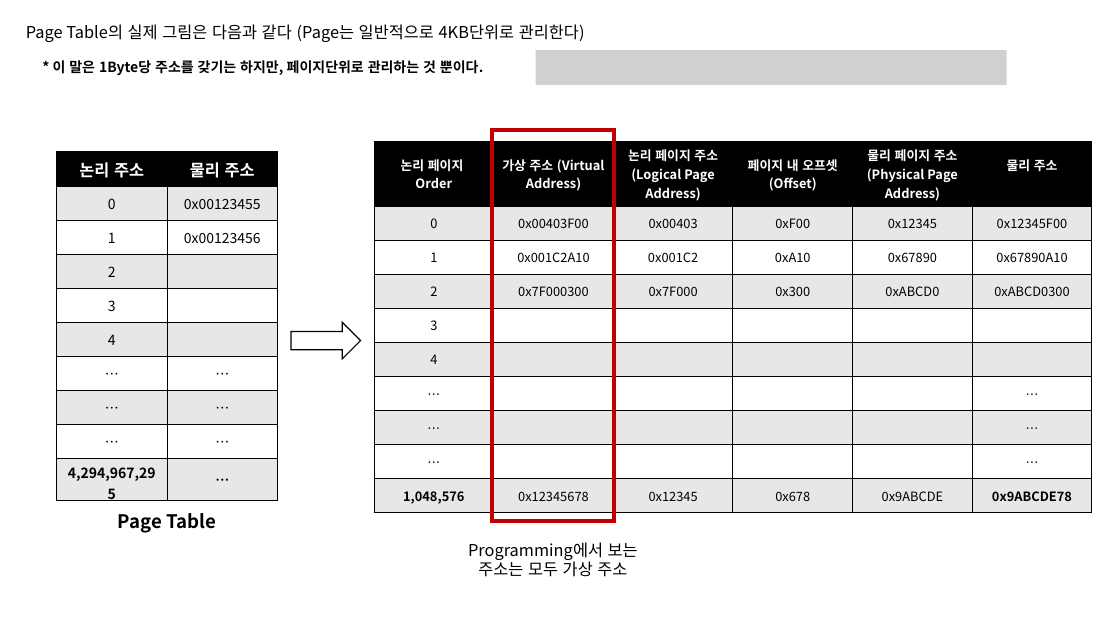
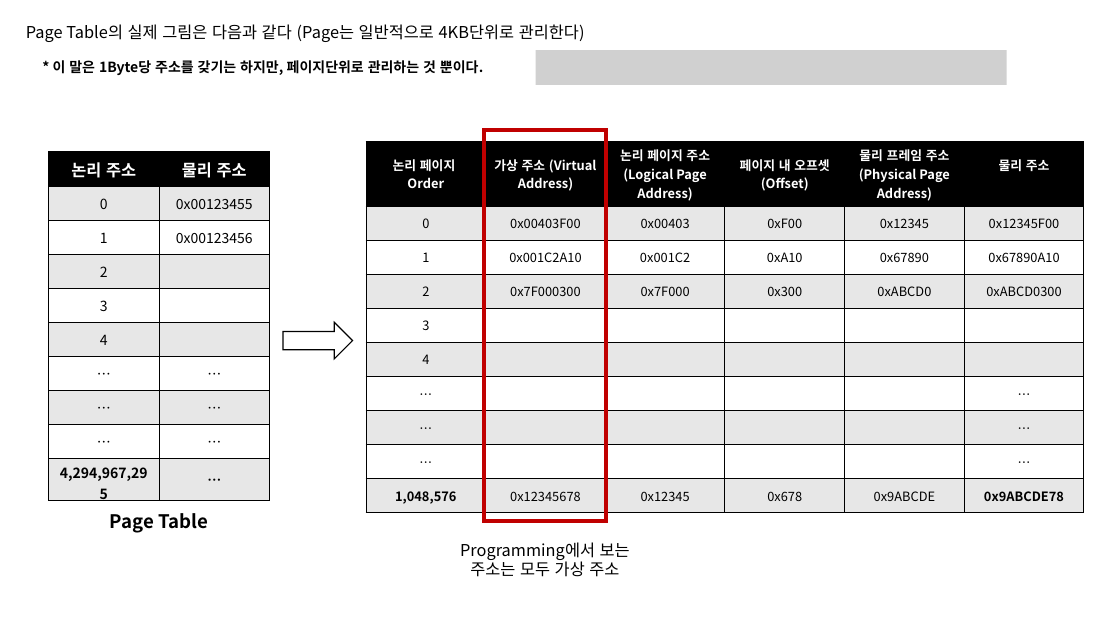
Before and after one commit to taehyuklee/C-CppStudy, a slide deck: slide 8 of CSwithC/CS-explanation.pptx (slide 7 before the commit). Drawn at 1120x630 pixels with LibreOffice and Linux fonts; fonts in the diff are those of the drawing; grey boxes stand for pictures. Boxes give left, top, right and bottom in pixels: in the first picture for what was removed or moved away, otherwise in the second. Text is boxed around its words. In the diff, an @@ line names an element or a change of style, - is before the commit and + after.

Commit message:
cpp

```diff
--- a/CSwithC/CS-explanation.pptx
+++ b/CSwithC/CS-explanation.pptx
@@ table at <box>366,142,1082,508</box> @@
-row 1, column 5: 물리 페이지 주소 (Physical Page Address)
+row 1, column 5: 물리 프레임 주소 (Physical Page Address)
@@ 2 texts, 1 table, 1 right arrow, 1 rectangle: place and size @@
-2 texts, 1 table, 1 right arrow, 1 rectangle at <box>118,130,1090,577</box>
+2 texts, 1 table, 1 right arrow, 1 rectangle at <box>110,130,1082,577</box>
@@ table: place and size @@
-table at <box>56,152,278,493</box>
+table at <box>49,152,271,493</box>
```
Also in this commit, not shown: 1 other slide changed, 3 slides added.
